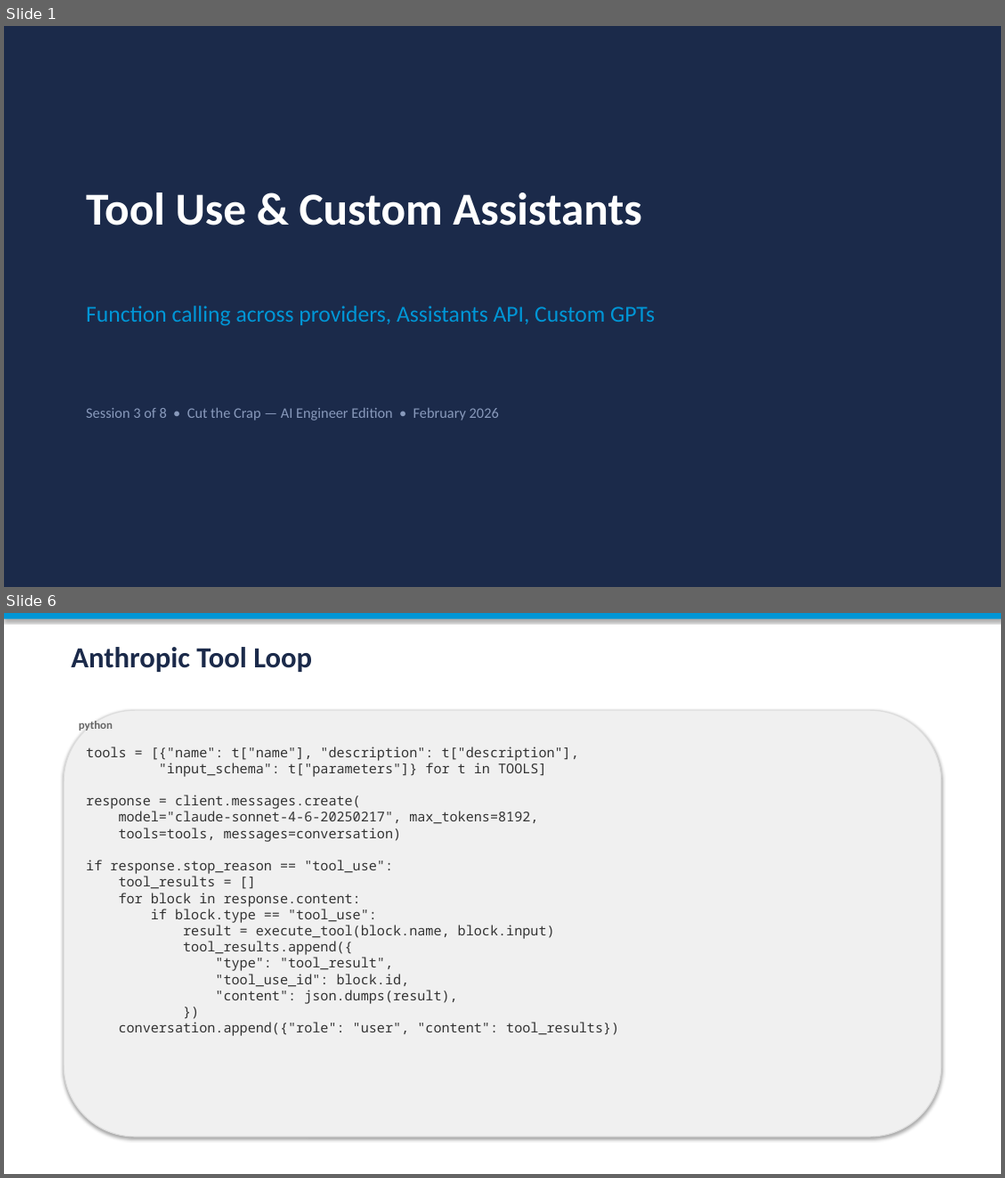
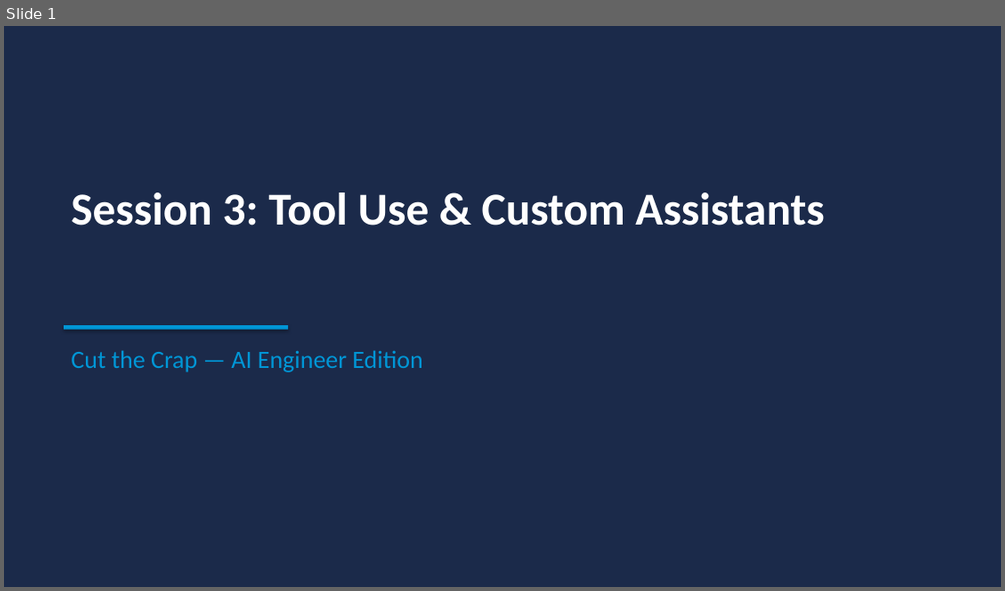
Before and after one commit to toroleapinc/cut-the-crap, a slide deck: developer/session-3/session-3-tool-use.pptx. Shown one above the other, each under a label of ours: slides 1 and 6 before the commit, slide 1 after it; the slides between them are not shown. The pictures are 1005x1178 and 1005x591 pixels, drawn with LibreOffice and Linux fonts; fonts in the diff are those of the drawing. Boxes give left, top, right and bottom in pixels: in the first picture for what was removed or moved away, otherwise in the second. Text is boxed around its words. In the diff, an @@ line names an element or a change of style, - is before the commit and + after.

```diff
--- a/developer/session-3/session-3-tool-use.pptx
+++ b/developer/session-3/session-3-tool-use.pptx
@@ slide 6 removed at (4,613,1001,1174), background #FFFFFF @@
@@ rectangle removed at (4,613,1001,619) @@
@@ text removed at (71,647,312,672) @@
-Anthropic Tool Loop
@@ rounded rectangle removed at (64,710,941,1136) @@
@@ text removed at (79,721,113,730) @@
-python
@@ text removed at (86,747,619,1036) @@
-tools = [{"name": t["name"], "description": t["description"],
-"input_schema": t["parameters"]} for t in TOOLS]
-response = client.messages.create(
-model="claude-sonnet-4-6-20250217", max_tokens=8192,
-tools=tools, messages=conversation)
-if response.stop_reason == "tool_use":
-tool_results = []
-for block in response.content:
-if block.type == "tool_use":
-result = execute_tool(block.name, block.input)
-tool_results.append({
-"type": "tool_result",
-"tool_use_id": block.id,
-"content": json.dumps(result),
-})
-conversation.append({"role": "user", "content": tool_results})
@@ slide 1 changed as well @@
@@ text at (71,192,824,225): text changed @@
-Tool Use & Custom Assistants
+Session 3: Tool Use & Custom Assistants
@@ text removed at (86,305,655,326) @@
-Function calling across providers, Assistants API, Custom GPTs
@@ rectangle added at (64,325,288,329), fill #0096D6 @@
@@ text at (71,350,422,372): text changed; size 14 to 24 pt; text colour #8899BB to #0096D6 @@
-Session 3 of 8 • Cut the Crap — AI Engineer Edition • February 2026
+Cut the Crap — AI Engineer Edition
```
Also in this commit, not shown: 2 other slides changed, 9 slides added, 8 other slides removed, 7 other files.
